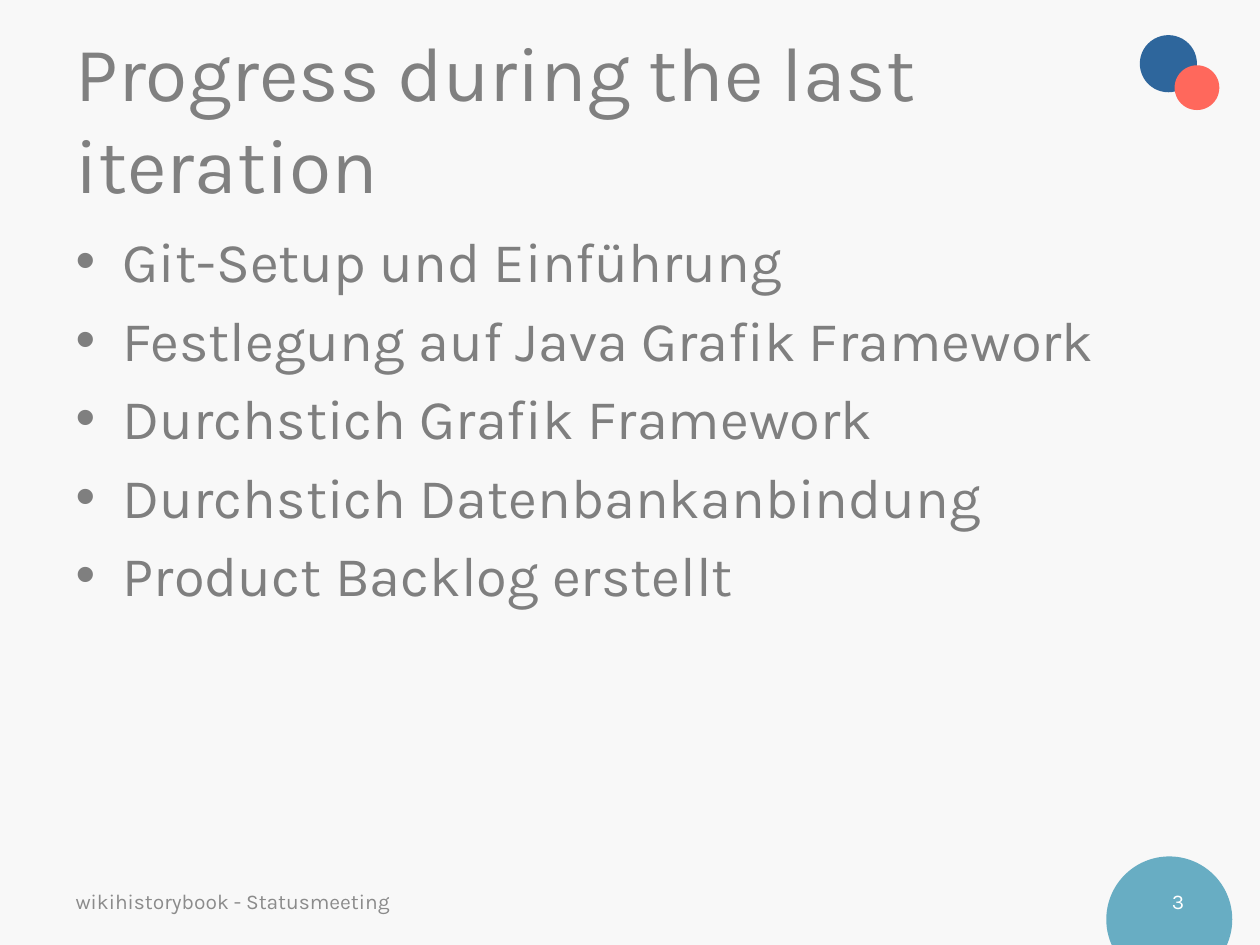
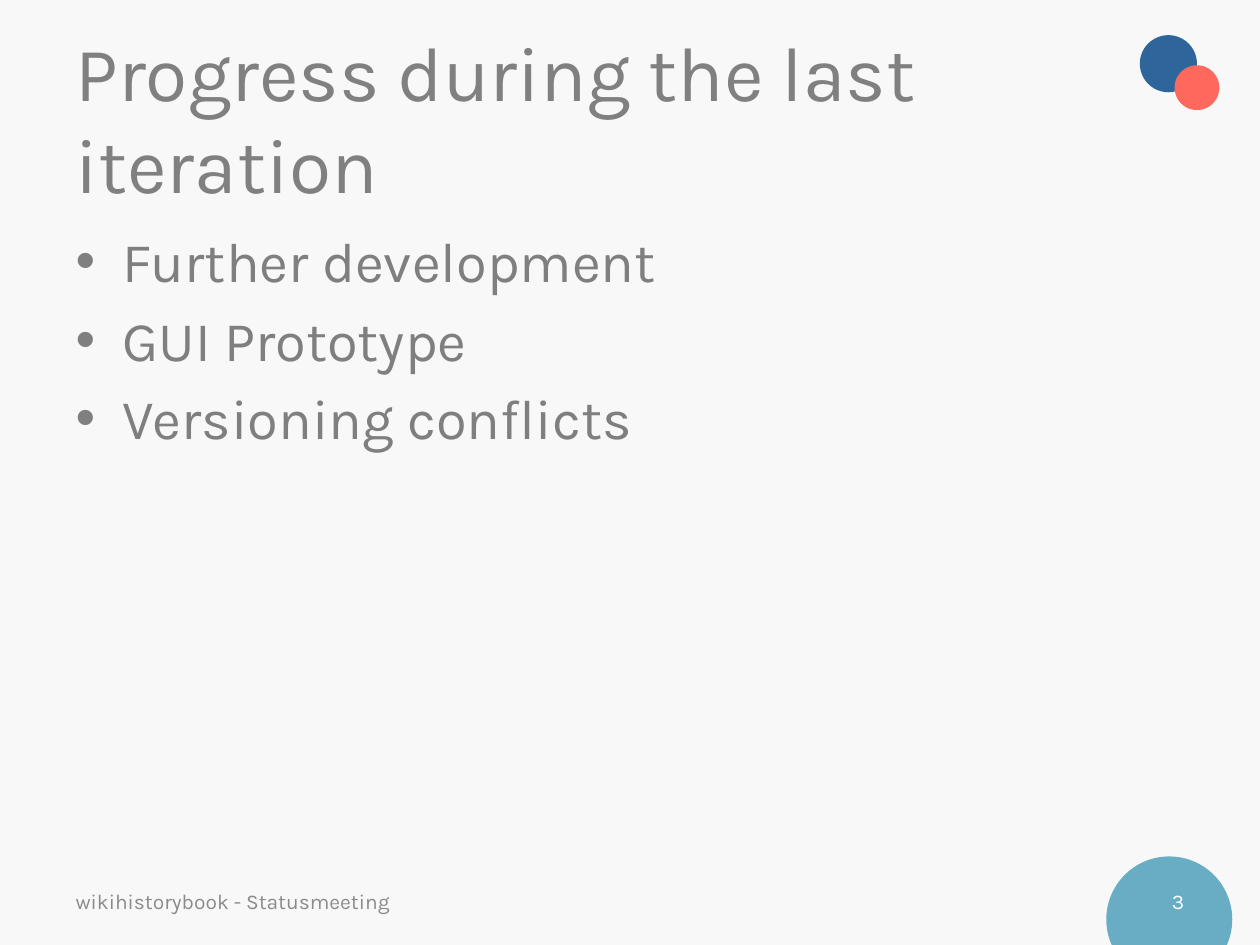
Before and after one commit to neptunehigh/wikihistorybook, a slide deck: slide 3 of administration/Sprint presentations/Presentation_Sprint_1.pptx. Drawn at 1260x945 pixels with LibreOffice and Linux fonts; fonts in the diff are those of the drawing; background and template pictures are left out. Boxes give left, top, right and bottom in pixels: in the first picture for what was removed or moved away, otherwise in the second. Text is boxed around its words. In the diff, an @@ line names an element or a change of style, - is before the commit and + after.

Commit message:
added presentation 2

```diff
--- a/administration/Sprint presentations/Presentation_Sprint_1.pptx
+++ b/administration/Sprint presentations/Presentation_Sprint_1.pptx
@@ text at [123,244,656,453]: text changed @@
-• Git-Setup und Einführung
-• Festlegung auf Java Grafik Framework
-• Durchstich Grafik Framework
-• Durchstich Datenbankanbindung
-• Product Backlog erstellt
+• Further development
+• GUI Prototype
+• Versioning conflicts
```
Also in this commit, not shown: 7 other slides changed, 2 slides added.
